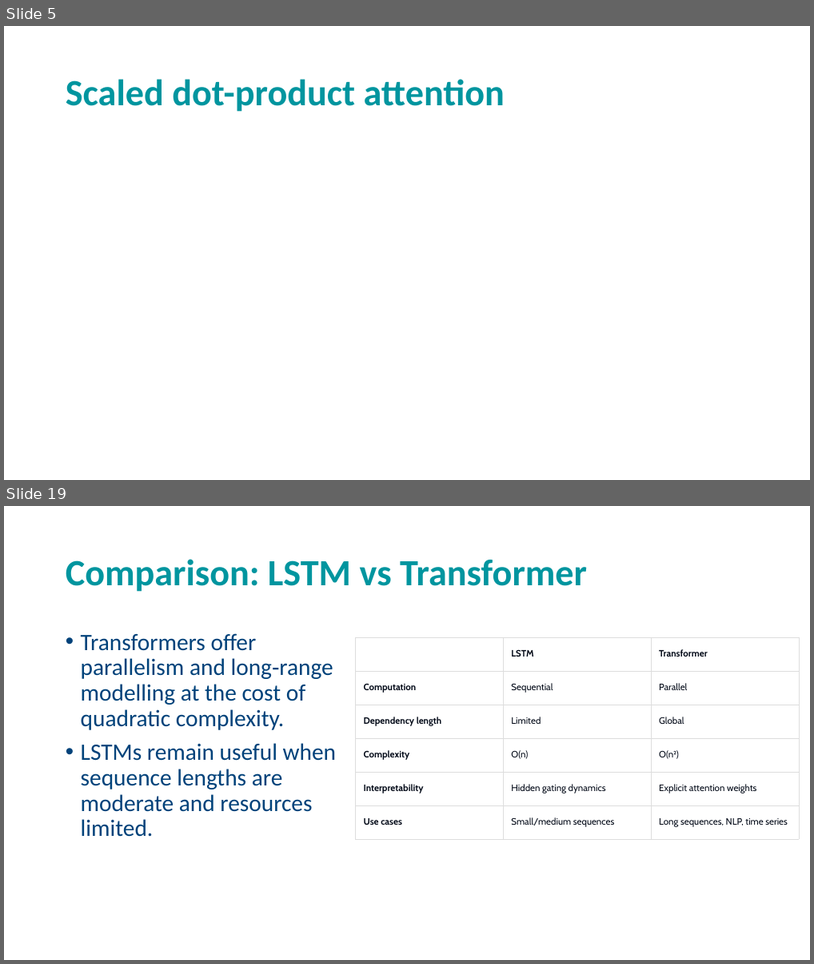
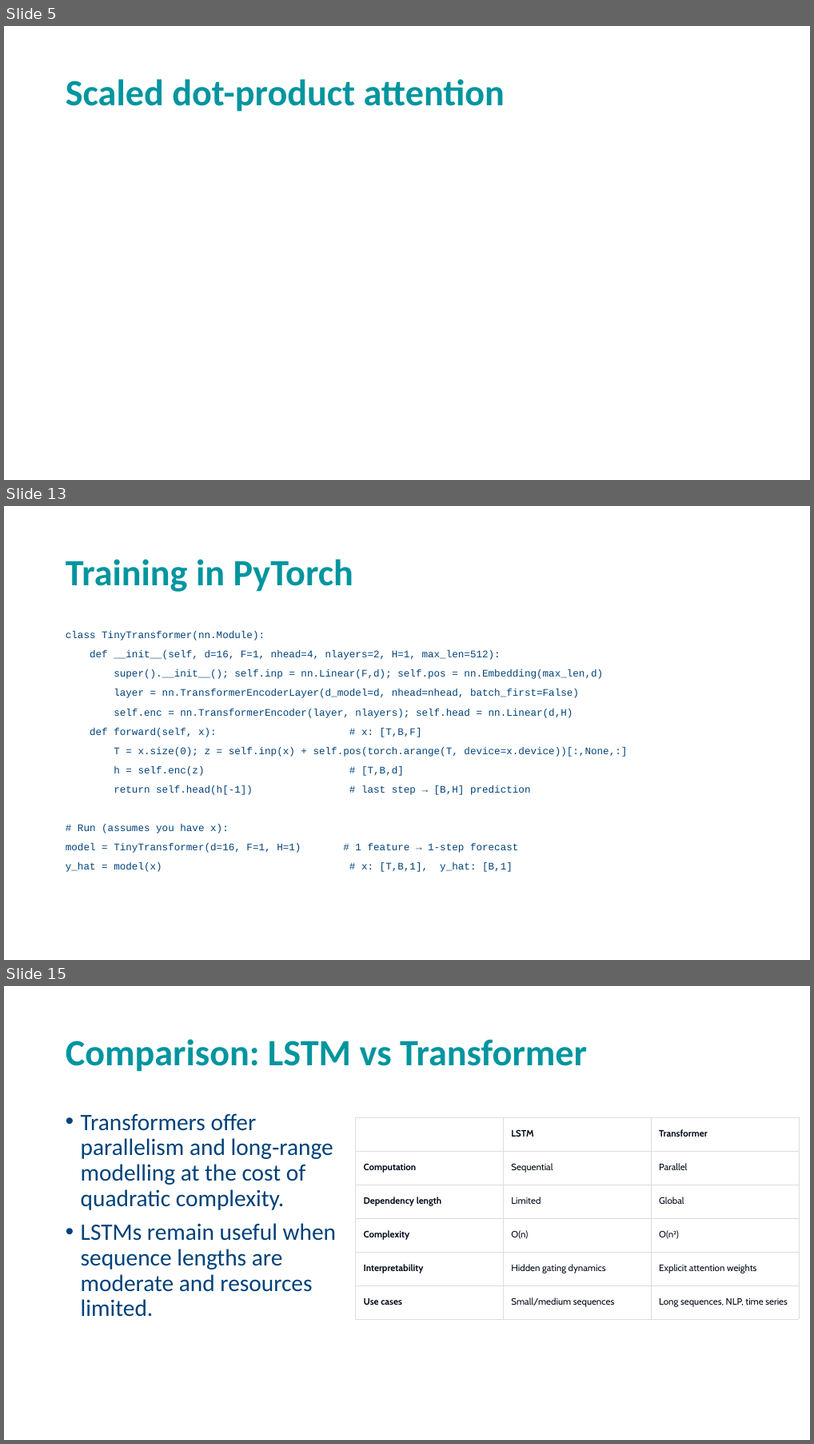
Before and after one commit to andrewcparnell/STAT41130, a slide deck: slides/day 3/D3C2_Transformers.pptx. Shown one above the other, each under a label of ours: slides 5 and 19 before the commit, slides 5, 13 and 15 after it; the slides between them are not shown. The pictures are 814x964 and 814x1444 pixels, drawn with LibreOffice and Linux fonts; fonts in the diff are those of the drawing; grey boxes stand for pictures; background and template pictures are left out. Boxes give left, top, right and bottom in pixels: in the first picture for what was removed or moved away, otherwise in the second. Text is boxed around its words. In the diff, an @@ line names an element or a change of style, - is before the commit and + after.

```diff
--- a/slides/day 3/D3C2_Transformers.pptx
+++ b/slides/day 3/D3C2_Transformers.pptx
@@ slide 13 added at (4, 506, 810, 960), background picture (left out) @@
@@ title added at (66, 559, 354, 592), 44 pt, text #00959F, bold @@
+Training in PyTorch
@@ text added at (66, 631, 627, 872), 12 pt, text #00427A @@
+class TinyTransformer(nn.Module):
+def __init__(self, d=16, F=1, nhead=4, nlayers=2, H=1, max_len=512):
+super().__init__(); self.inp = nn.Linear(F,d); self.pos = nn.Embedding(max_len,d)
+layer = nn.TransformerEncoderLayer(d_model=d, nhead=nhead, batch_first=False)
+self.enc = nn.TransformerEncoder(layer, nlayers); self.head = nn.Linear(d,H)
+def forward(self, x): # x: [T,B,F]
+T = x.size(0); z = self.inp(x) + self.pos(torch.arange(T, device=x.device))[:,None,:]
+h = self.enc(z) # [T,B,d]
+return self.head(h[-1]) # last step → [B,H] prediction
+# Run (assumes you have x):
+model = TinyTransformer(d=16, F=1, H=1) # 1 feature → 1-step forecast
+y_hat = model(x) # x: [T,B,1], y_hat: [B,1]
@@ what was slide 19 is now slide 15 @@
```
Also in this commit, not shown: 10 slides changed, 3 other slides added, 7 slides removed, 2 other files.
